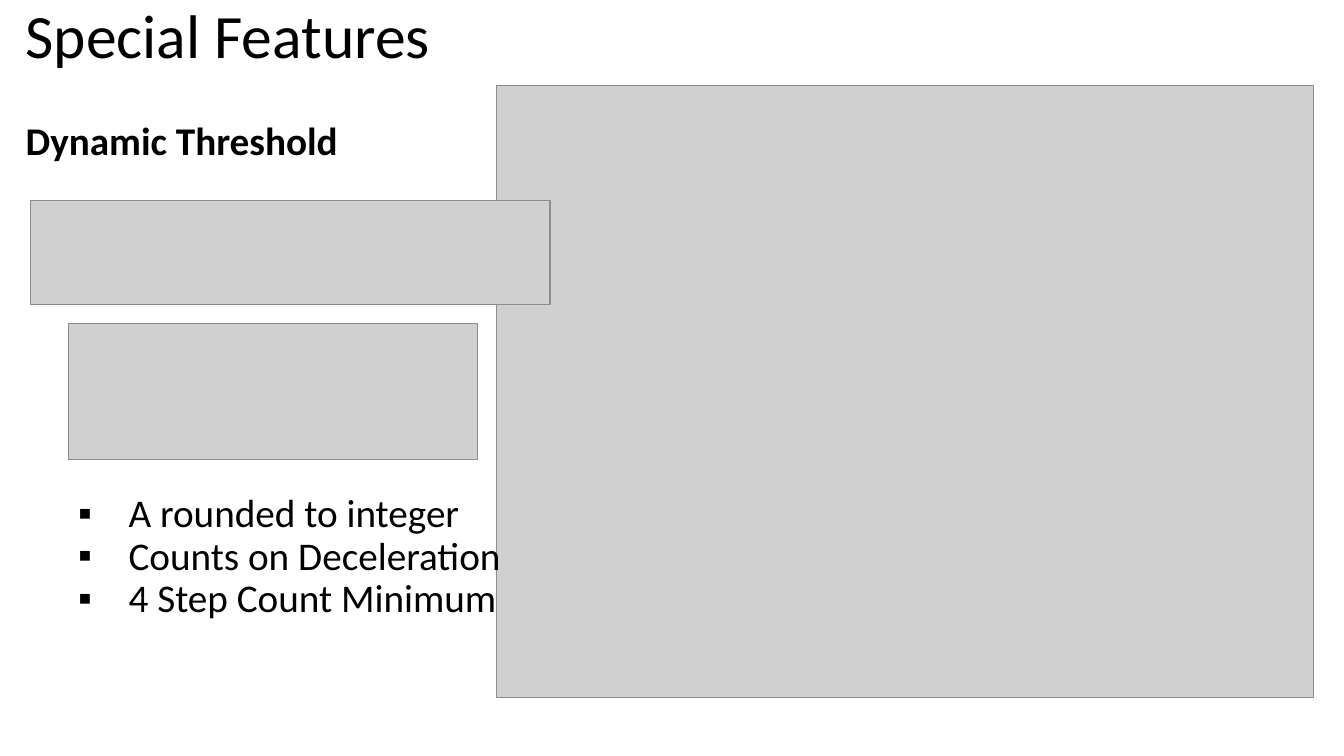
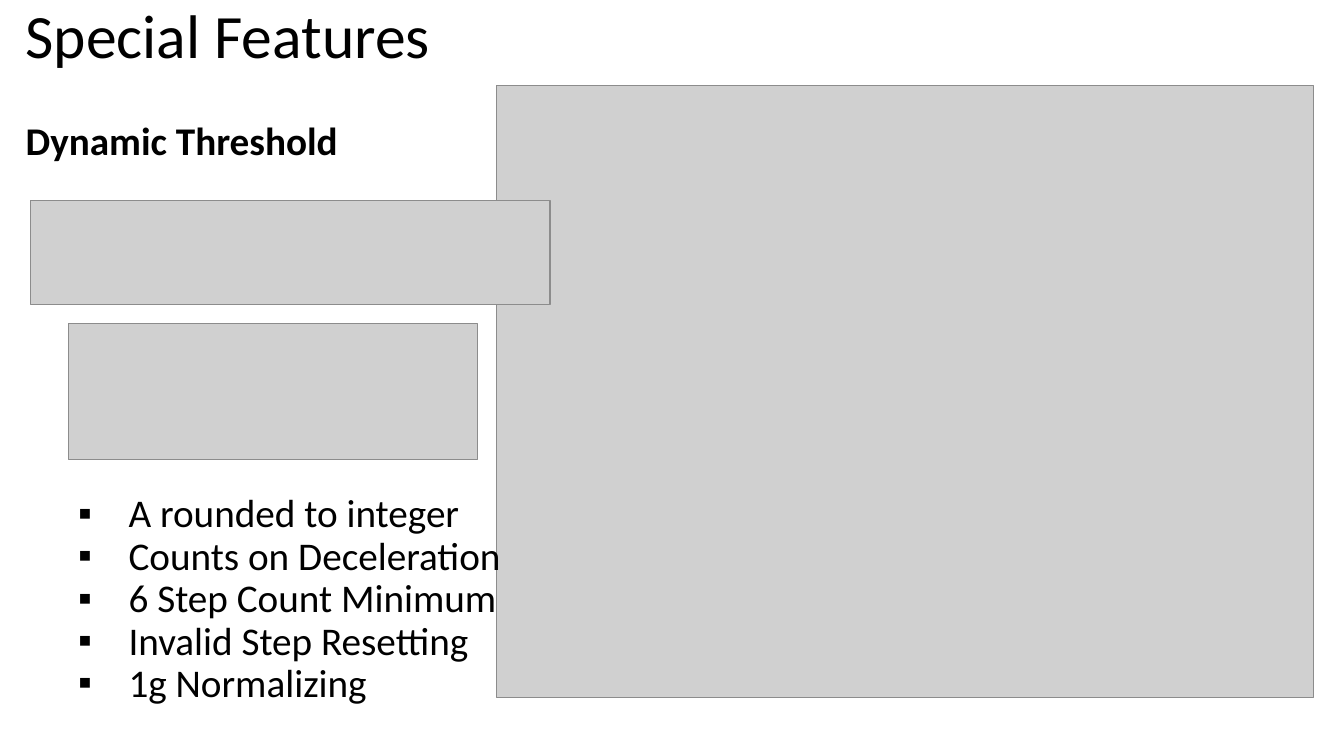
Before and after one commit to imatlopez/Fitbrick, a slide deck: slide 4 of Presentation.pptx (slide 3 before the commit). Drawn at 1344x756 pixels with LibreOffice and Linux fonts; fonts in the diff are those of the drawing; grey boxes stand for pictures. Boxes give left, top, right and bottom in pixels: in the first picture for what was removed or moved away, otherwise in the second. Text is boxed around its words. In the diff, an @@ line names an element or a change of style, - is before the commit and + after.

```diff
--- a/Presentation.pptx
+++ b/Presentation.pptx
@@ text at [129, 585, 496, 704]: text changed @@
-▪ 4 Step Count Minimum
+▪ 6 Step Count Minimum
+▪ Invalid Step Resetting
+▪ 1g Normalizing
```
Also in this commit, not shown: 3 other slides changed, 1 other file.
